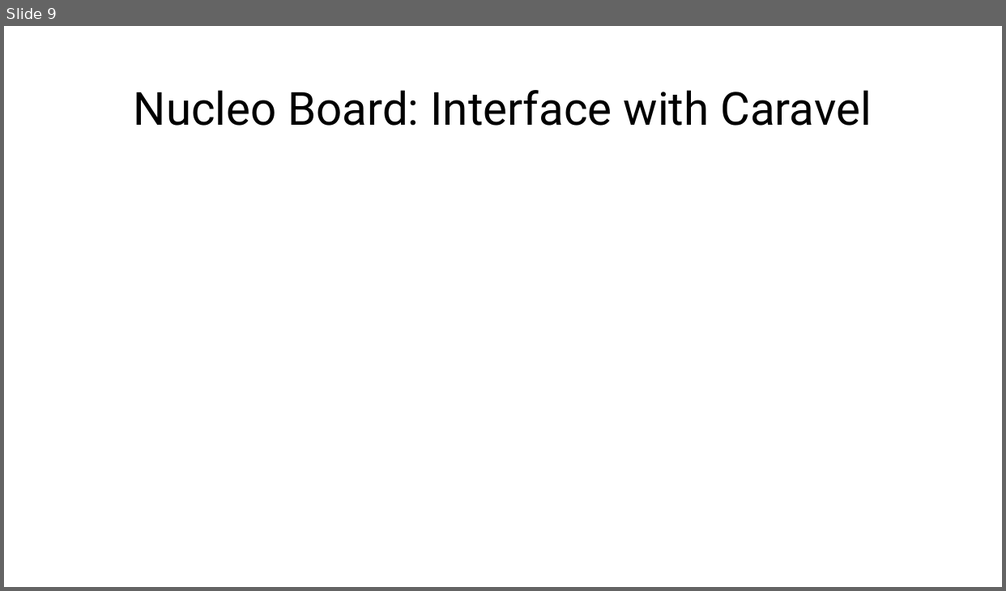
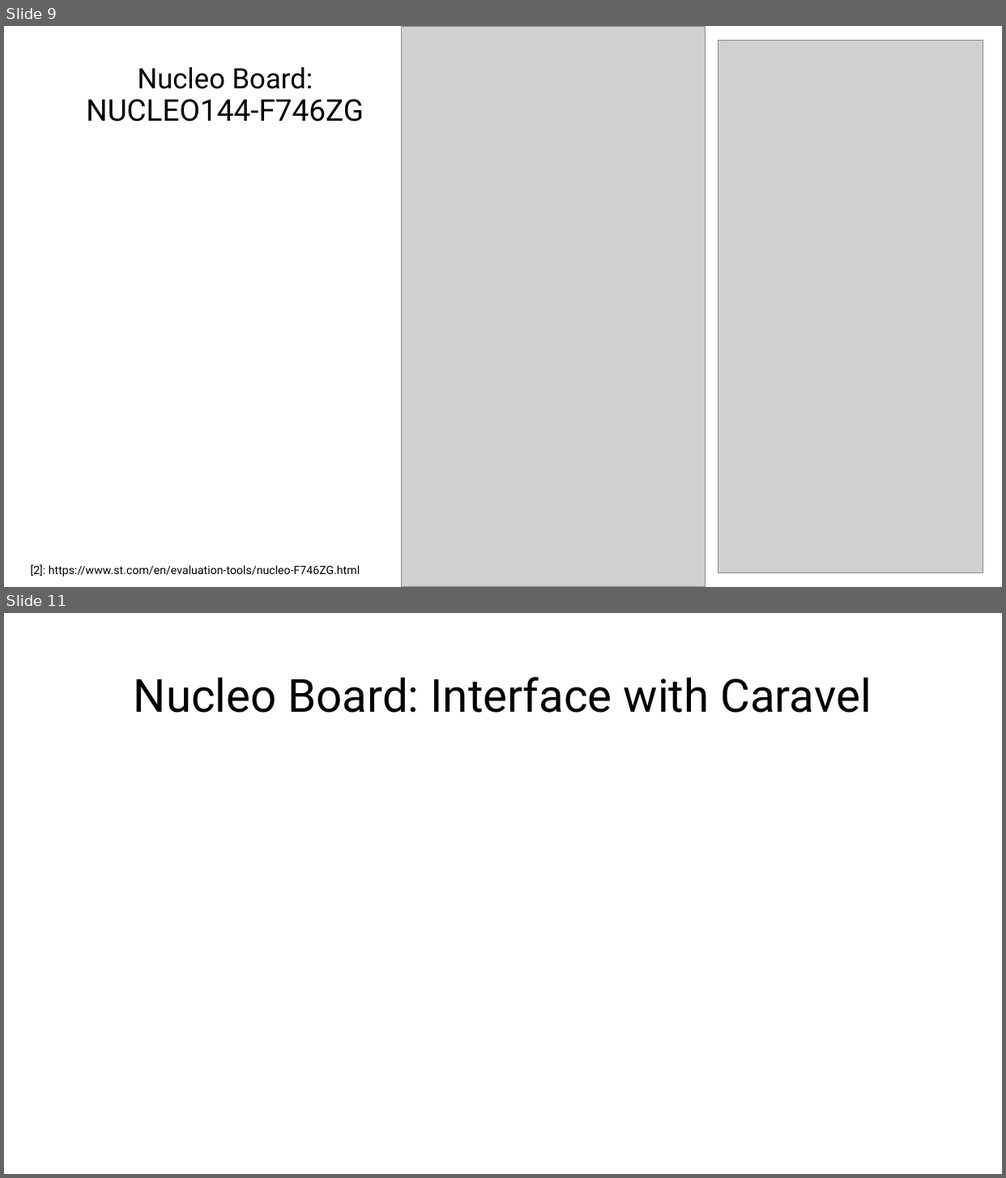
Before and after one commit to efabless/caravel_board, a slide deck: hardware/caravel_Nucleo/docs/Caravel+Nucleo Board.pptx. Shown one above the other, each under a label of ours: slide 9 before the commit, slides 9 and 11 after it; the slides between them are not shown. The pictures are 1006x591 and 1006x1178 pixels, drawn with LibreOffice and Linux fonts; fonts in the diff are those of the drawing; grey boxes stand for pictures. Boxes give left, top, right and bottom in pixels: in the first picture for what was removed or moved away, otherwise in the second. Text is boxed around its words. In the diff, an @@ line names an element or a change of style, - is before the commit and + after.

Commit message:
update caravel nucleo-hat document [wip]

```diff
--- a/hardware/caravel_Nucleo/docs/Caravel+Nucleo Board.pptx
+++ b/hardware/caravel_Nucleo/docs/Caravel+Nucleo Board.pptx
@@ slide 9 added at (x1=4, y1=26, x2=1002, y2=587), background #FFFFFF @@
@@ picture added at (x1=402, y1=26, x2=705, y2=587) @@
@@ picture added at (x1=718, y1=41, x2=983, y2=574) @@
@@ title added at (x1=86, y1=67, x2=364, y2=122), 28.8 pt, text #000000 @@
+Nucleo Board: NUCLEO144-F746ZG
@@ text added at (x1=31, y1=565, x2=360, y2=577), 11 pt, text #000000 @@
+[2]: https://www.st.com/en/evaluation-tools/nucleo-F746ZG.html
@@ what was slide 9 is now slide 11 @@
```
Also in this commit, not shown: 6 slides changed, 2 other slides added, 2 other files.
